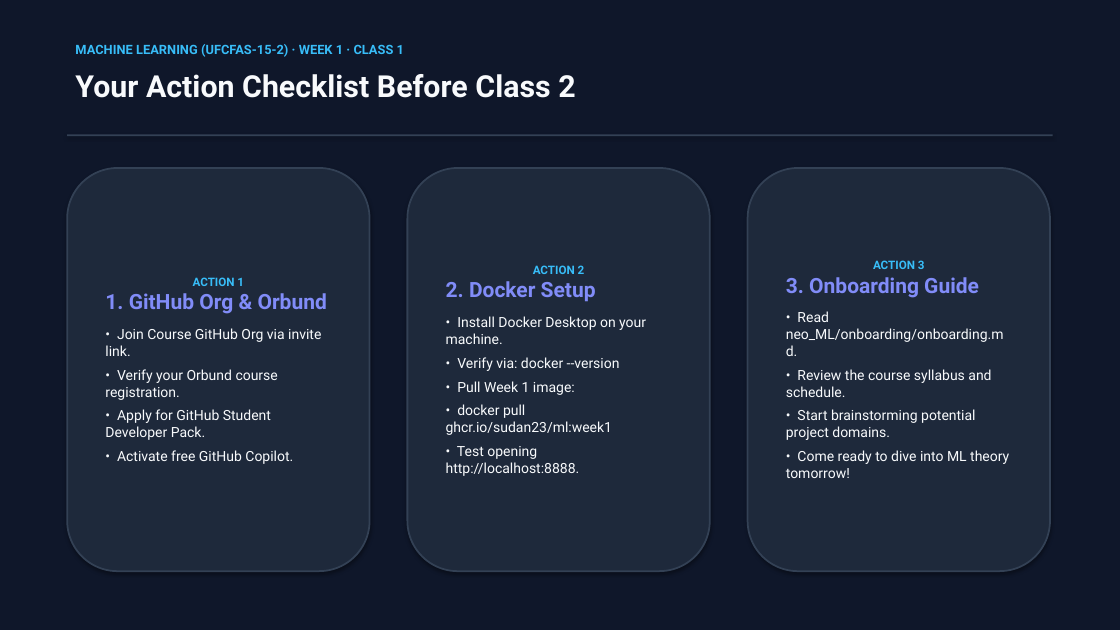
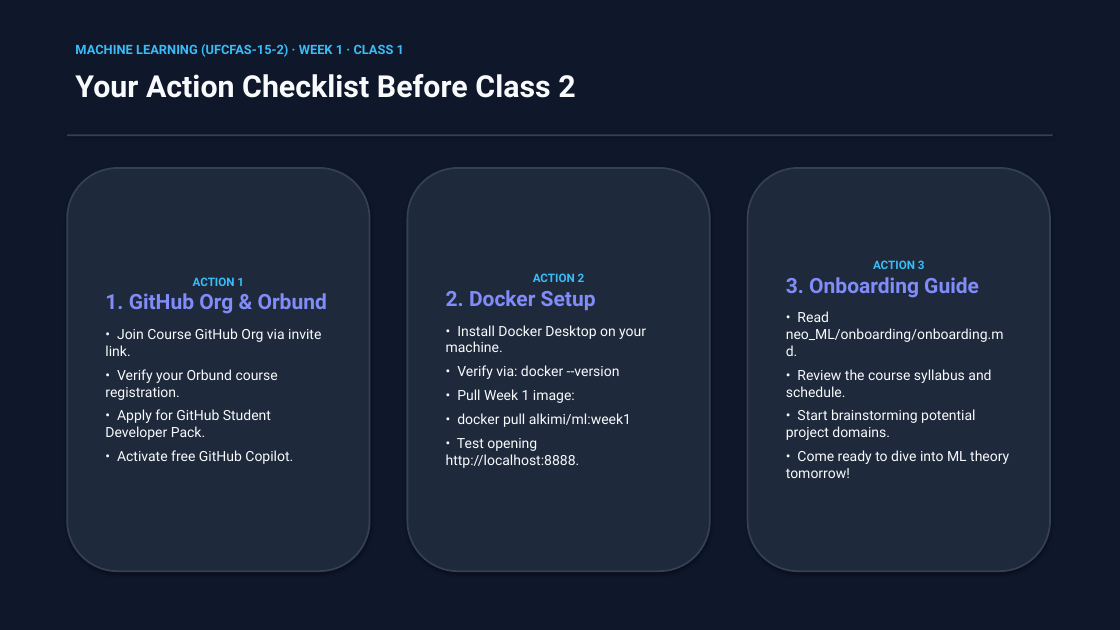
Before and after one commit to Sudan23/ml, a slide deck: slide 13 of neo_ML/slides/week1/Week_1_Class_1_Course_Introduction_and_Overview.pptx. Drawn at 1120x630 pixels with LibreOffice and Linux fonts; fonts in the diff are those of the drawing. Boxes give left, top, right and bottom in pixels: in the first picture for what was removed or moved away, otherwise in the second. Text is boxed around its words. In the diff, an @@ line names an element or a change of style, - is before the commit and + after.

Commit message:
fix(docker): update docker image namespace to alkimi/ml across all course materials

```diff
--- a/neo_ML/slides/week1/Week_1_Class_1_Course_Introduction_and_Overview.pptx
+++ b/neo_ML/slides/week1/Week_1_Class_1_Course_Introduction_and_Overview.pptx
@@ text in rounded rectangle at <box>457,413,631,427</box>: text changed @@
-• docker pull ghcr.io/sudan23/ml:week1
+• docker pull alkimi/ml:week1
```
Also in this commit, not shown: 6 other files.
